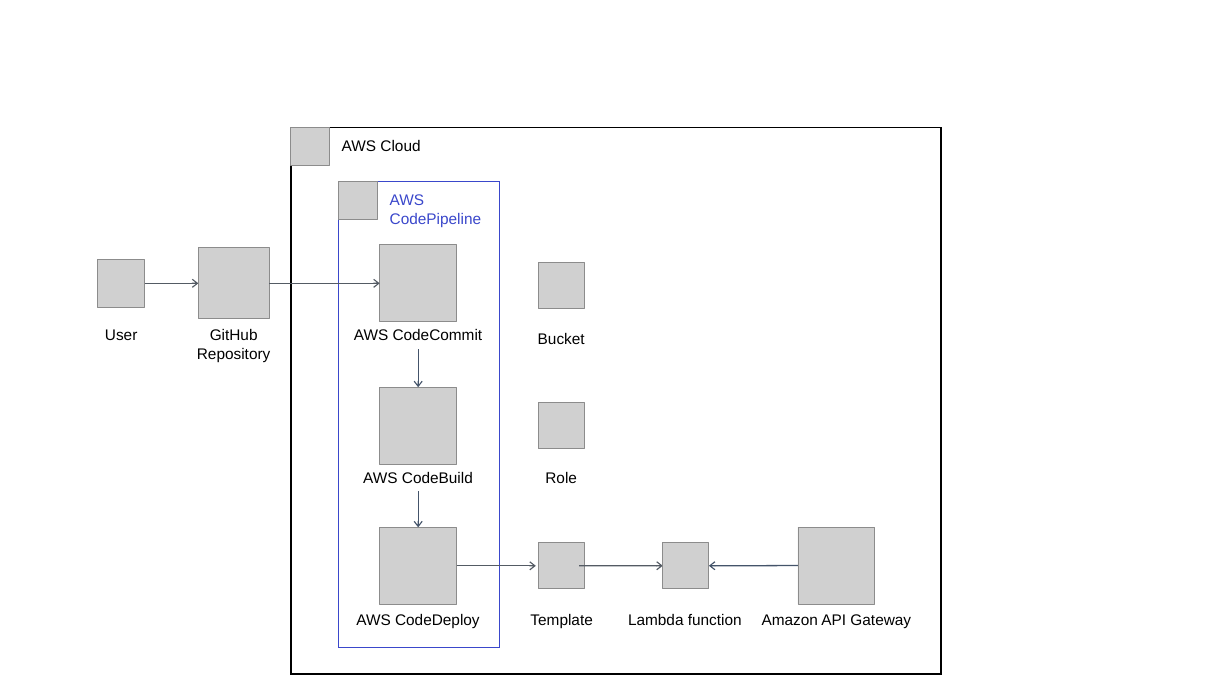
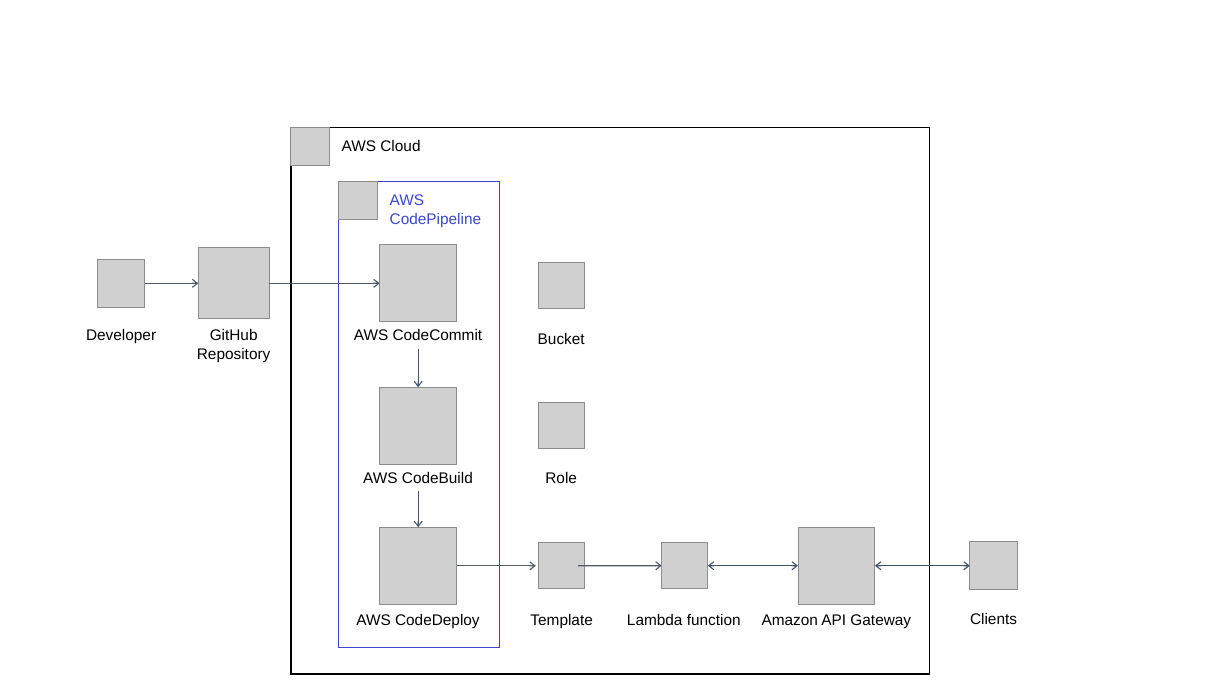
Before and after one commit to aws-quickstart/quickstart-dotnet-lambda-cicd, a slide deck: slide 4 of docs/images/dotnet-lambda-cicd-architecture-diagram.pptx. Drawn at 1232x693 pixels with LibreOffice and Linux fonts; fonts in the diff are those of the drawing; grey boxes stand for pictures. Boxes give left, top, right and bottom in pixels: in the first picture for what was removed or moved away, otherwise in the second. Text is boxed around its words. In the diff, an @@ line names an element or a change of style, - is before the commit and + after.

Commit message:
arch diagram pptx and png

```diff
--- a/docs/images/dotnet-lambda-cicd-architecture-diagram.pptx
+++ b/docs/images/dotnet-lambda-cicd-architecture-diagram.pptx
@@ rectangle "AWS Cloud" resized from (x1=291, y1=128, x2=942, y2=675) to (x1=291, y1=128, x2=930, y2=675) @@
@@ text at (x1=86, y1=329, x2=156, y2=344): text changed @@
-User
+Developer
@@ arrow (708, 566) - (799, 566): arrow to double arrow @@
@@ double arrow added from (875, 566) to (970, 566), #44546A 1 pt @@
@@ picture added at (x1=970, y1=543, x2=1018, y2=590) @@
@@ text added at (x1=970, y1=613, x2=1017, y2=624), 12 pt, text #000000 @@
+Clients
```
Also in this commit, not shown: 1 other file.
